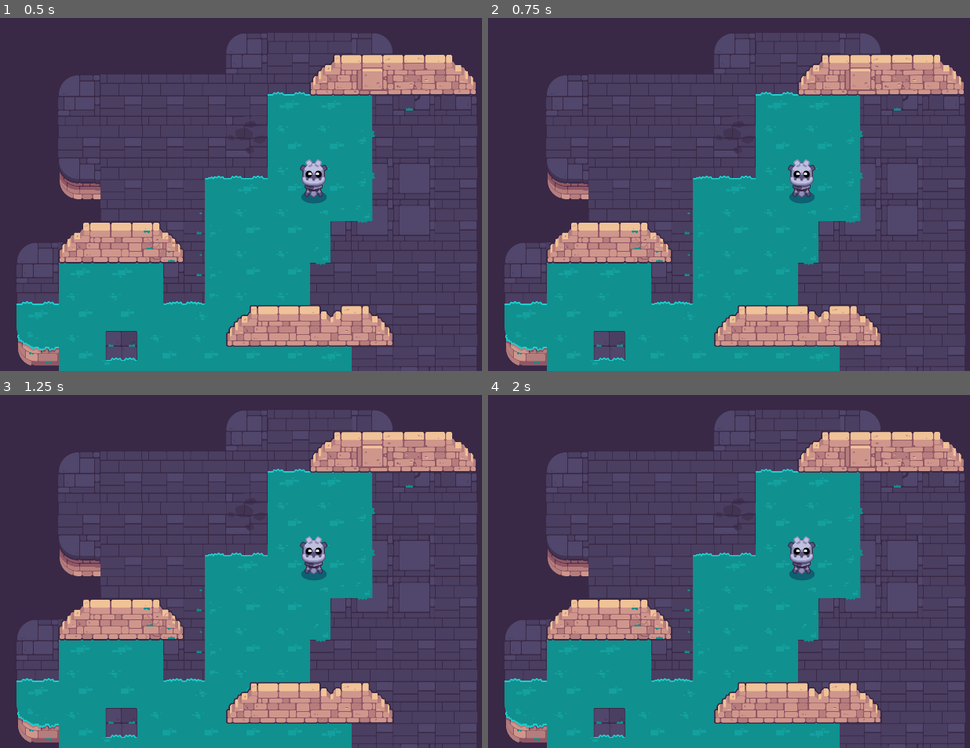
Above: before the commit, frames 1-4 (two rows, left to right).
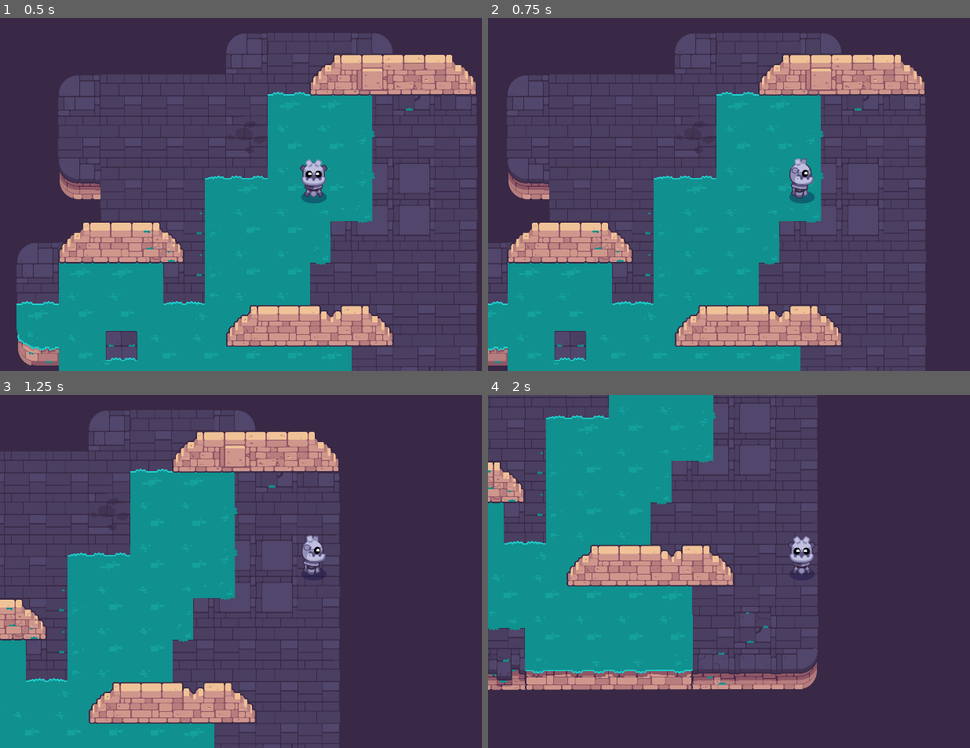
Above: after the commit, the same moments.

Repository: Gaymer7750/Path-of-Sorcerers-Game
Game: Godot game, scene res://Scenes/test.tscn
Same seed, same stepped clock (60 frames per second), same inputs: the game is played once before the commit and once after it. The project has no main scene, so this scene is started directly.
Inputs (mouse positions are in pixels of both pictures, inside the frame that each line leads up to):
- Up to frame 1 (0.5 s): no input
- Up to frame 2 (0.75 s): tap Enter at 0.5 s; move the mouse to (941, 176) at 0.52 s; hold D (move_right) from 0.53 s (still down); tap Z at 0.6 s; click (941, 176) at 0.67 s
- Up to frame 3 (1.25 s): keep holding D (move_right); tap Space at 0.77 s
- Up to frame 4 (2 s): move the mouse to (675, 589) at 1.27 s; release D (move_right) at 1.28 s; hold S (move_down) from 1.28 s (still down); tap Z at 1.35 s; tap Space at 1.52 s

Frame 1 is identical in both runs. In frame 2, 35% of the frame differs, in the area x 0-100%, y 4-100%; in frame 3, 69%; in frame 4, 80%, in the area x 0-100%, y 0-100%.
Error before the commit: Parse Error: Expected identifier after "." for attribute access. (res://Scenes/character_body_2d.gd:32)

Commit message:
Lesson 4

Diff:
--- a/M10.twin_stick_workbook/Scenes/character_body_2d.gd
+++ b/M10.twin_stick_workbook/Scenes/character_body_2d.gd
@@ -1,32 +1,8 @@
 extends CharacterBody2D
-
-const GODOT_DOWN = preload("res://player/godot_bottom.png")
-const GODOT_DOWN_RIGHT = preload("res://player/godot_bottom_right.png")
-const GODOT_RIGHT = preload("res://player/godot_right.png")
-const GODOT_UP = preload("res://player/godot_up.png")
-const GODOT_UP_RIGHT = preload("res://player/godot_up_right.png")
-
-const UP_RIGHT = Vector2.UP + Vector2.RIGHT
-const UP_LEFT = Vector2.UP + Vector2.LEFT
-const DOWN_RIGHT = Vector2.DOWN + Vector2.RIGHT
-const DOWN_LEFT = Vector2.DOWN + Vector2.LEFT
 
 var max_speed := 600.0
 
-@onready var _skin: Sprite2D = %Skin
-
-
-func _physics_process(delta: float) -> void:
+func _physics_process(_delta: float) -> void:
 	var direction := Input.get_vector("move_left", "move_right", "move_up", "move_down")
 	velocity = direction * max_speed
 	move_and_slide()
-
-	var direction_discrete := direction.sign()
-	match direction_discrete:
-		Vector2.RIGHT, Vector2.LEFT:
-			_skin.texture = GODOT_RIGHT
-		Vector2.UP:
-			_skin.texture = GODOT_UP
-		Vector2.DOWN:
-			_skin.texture = GODOT_DOWN
-		Vector2.
--- a/M10.twin_stick_workbook/Scenes/character_body_2d.tscn
+++ b/M10.twin_stick_workbook/Scenes/character_body_2d.tscn
@@ -1,13 +1,14 @@
-[gd_scene load_steps=5 format=3 uid="uid://bn11sffm7s2la"]
+[gd_scene load_steps=6 format=3 uid="uid://bn11sffm7s2la"]
 
 [ext_resource type="Script" path="res://Scenes/character_body_2d.gd" id="1_euq2t"]
 [ext_resource type="Texture2D" uid="uid://bw03btxpkxde4" path="res://player/godot_bottom.png" id="1_f11ci"]
 [ext_resource type="PackedScene" uid="uid://00wgnd58oy5e" path="res://common/shadow.tscn" id="2_t3h6v"]
+[ext_resource type="Script" path="res://Scenes/skin.gd" id="4_2q2me"]
 
 [sub_resource type="CircleShape2D" id="CircleShape2D_dnyb8"]
 radius = 20.025
 
-[node name="CharacterBody2D" type="CharacterBody2D"]
+[node name="Player" type="CharacterBody2D"]
 motion_mode = 1
 script = ExtResource("1_euq2t")
 
@@ -17,6 +18,7 @@
 [node name="Skin" type="Sprite2D" parent="."]
 position = Vector2(-1, -49)
 texture = ExtResource("1_f11ci")
+script = ExtResource("4_2q2me")
 
 [node name="CollisionShape2D" type="CollisionShape2D" parent="."]
 position = Vector2(1, -14)
--- /dev/null
+++ b/M10.twin_stick_workbook/Scenes/skin.gd
@@ -0,0 +1,36 @@
+extends Sprite2D
+
+const GODOT_DOWN = preload("res://player/godot_bottom.png")
+const GODOT_DOWN_RIGHT = preload("res://player/godot_bottom_right.png")
+const GODOT_RIGHT = preload("res://player/godot_right.png")
+const GODOT_UP = preload("res://player/godot_up.png")
+const GODOT_UP_RIGHT = preload("res://player/godot_up_right.png")
+
+const UP_RIGHT = Vector2.UP + Vector2.RIGHT
+const UP_LEFT = Vector2.UP + Vector2.LEFT
+const DOWN_RIGHT = Vector2.DOWN + Vector2.RIGHT
+const DOWN_LEFT = Vector2.DOWN + Vector2.LEFT
+
+var SPPED := 600.0
+
+@onready var _skin: Sprite2D = $"."
+
+
+func _physics_process(delta: float) -> void:
+	var direction := Input.get_vector("move_left", "move_right", "move_up", "move_down")
+
+	var direction_discrete := direction.sign()
+	match direction_discrete:
+		Vector2.RIGHT, Vector2.LEFT:
+			_skin.texture = GODOT_RIGHT
+		Vector2.UP:
+			_skin.texture = GODOT_UP
+		Vector2.DOWN:
+			_skin.texture = GODOT_DOWN
+		UP_RIGHT, UP_LEFT:
+			_skin.texture = GODOT_UP_RIGHT
+		DOWN_RIGHT, DOWN_LEFT:
+			_skin.texture = GODOT_DOWN_RIGHT
+
+	if direction_discrete.length() > 0:
+		_skin.flip_h = direction.x < 0.0
